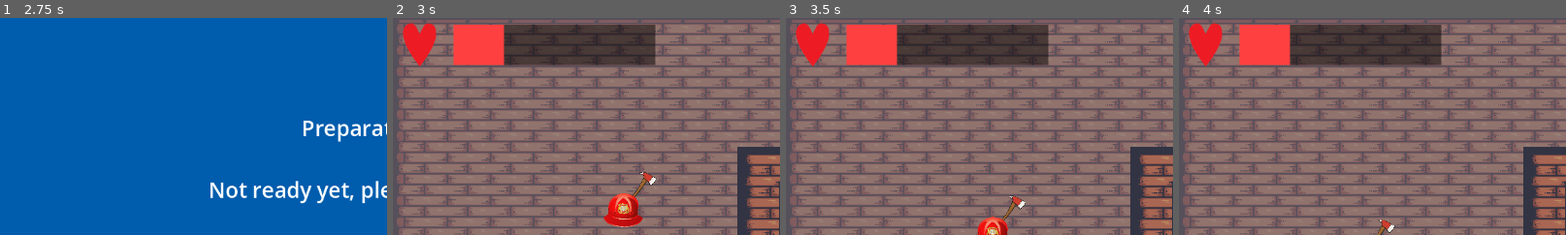
Above: before the commit, frames 1-4 (left to right).
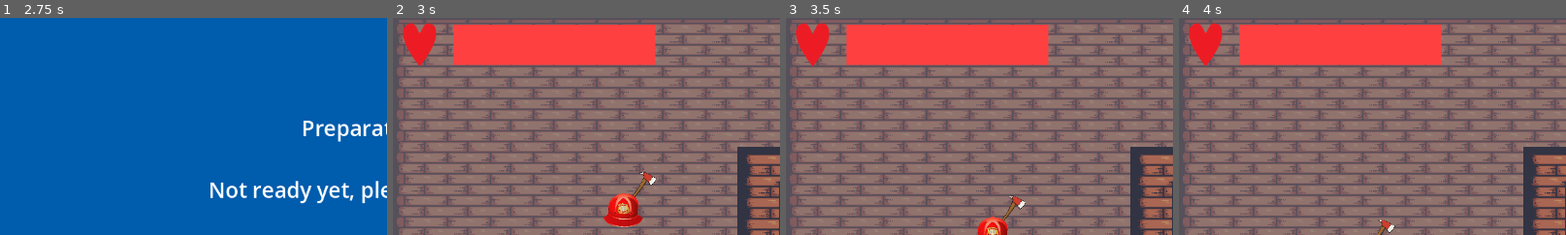
Above: after the commit, the same moments.

Repository: K-O-META/Alchemy_Prot_1
Game: Godot game, scene res://Stages/MenuStage/menu_stage.tscn
Two runs of this game, one before a commit and one after it. Both use one fixed random seed, a clock stepped at 60 frames per second and the inputs below. The engine's default icon, where the game draws it, is replaced by a stand-in: a white triangle on a blue panel in a dark square.
Inputs (mouse positions are % of the whole screen's width and height, from its top left):
- Up to frame 1 (2.75 s): click "Start" at 0.5 s; click "Next" at 1.25 s; click "Next" at 2 s
- Up to frame 2 (3 s): click "PLAY!" at 2.75 s
- Up to frame 3 (3.5 s): no input
- Up to frame 4 (4 s): move the mouse to (72, 45) at 3.52 s; hold E (potion_switch_right) from 3.53 s (still down); click (72, 45) at 3.6 s
The pictures show only the part of the screen within x 0-50%, y 0-50%; the shares and areas given below are measured in that part.

Frame 1 is identical in both runs. In frame 2, 7.4% of the frame differs, in the area x 28-68%, y 3-22%; in frame 3, 7.4%; in frame 4, 7.4%.

Commit message:
Add HP_tracking on bar

Diff:
--- a/Entities/Potion/potion.gd
+++ b/Entities/Potion/potion.gd
@@ -16,5 +16,7 @@
 		Enums.Essences.ICE:
 			potion_texture = load("res://Entities/Potion/PotionIcons/PotionIce.png")
 			explosion_texture = load("res://Entities/Potion/ExplosionIcons/ExplosionIce.png")
+		Enums.Essences.BASIC:
+			pass
 		_:
 			push_error("Nieznana esencja: " + str(essence))
--- a/Stages/Arenas/Arena0/arena_0_stage.tscn
+++ b/Stages/Arenas/Arena0/arena_0_stage.tscn
@@ -57,7 +57,8 @@
 tile_map_data = PackedByteArray("AAAAAAAAAAADAAAAAAAAAAEAAAADAAEAAAAAAAIAAAADAAEAAAAAAAMAAAADAAEAAAAAAAQAAAADAAEAAAAAAA …(2736 unchanged characters)…
 tile_set = SubResource("TileSet_7yufx")
 
-[node name="UI" parent="." instance=ExtResource("1_cpcqb")]
+[node name="UI" parent="." node_paths=PackedStringArray("player") instance=ExtResource("1_cpcqb")]
+player = NodePath("../Player")
 
 [node name="Player" parent="." instance=ExtResource("3_7yufx")]
 position = Vector2(56, 572)
--- a/Utilities/UI/ui.gd
+++ b/Utilities/UI/ui.gd
@@ -1,6 +1,7 @@
 extends Control
 
 @onready var potion_icons: Array = []
+@export var player: Player
 
 
 # Called when the node enters the scene tree for the first time.
@@ -14,6 +15,10 @@
 		change_potion(false)
 	if Input.is_action_just_pressed("potion_switch_right"):
 		change_potion()
+	if player:
+		$HealthBar/HPBar.scale.x = float(player.health_component.current_health) / float(player.health_component.max_health)
+	else:
+		$HealthBar/HPBar.scale.x = 0
 
 
 func change_potion(for_next: bool = true) -> void:
